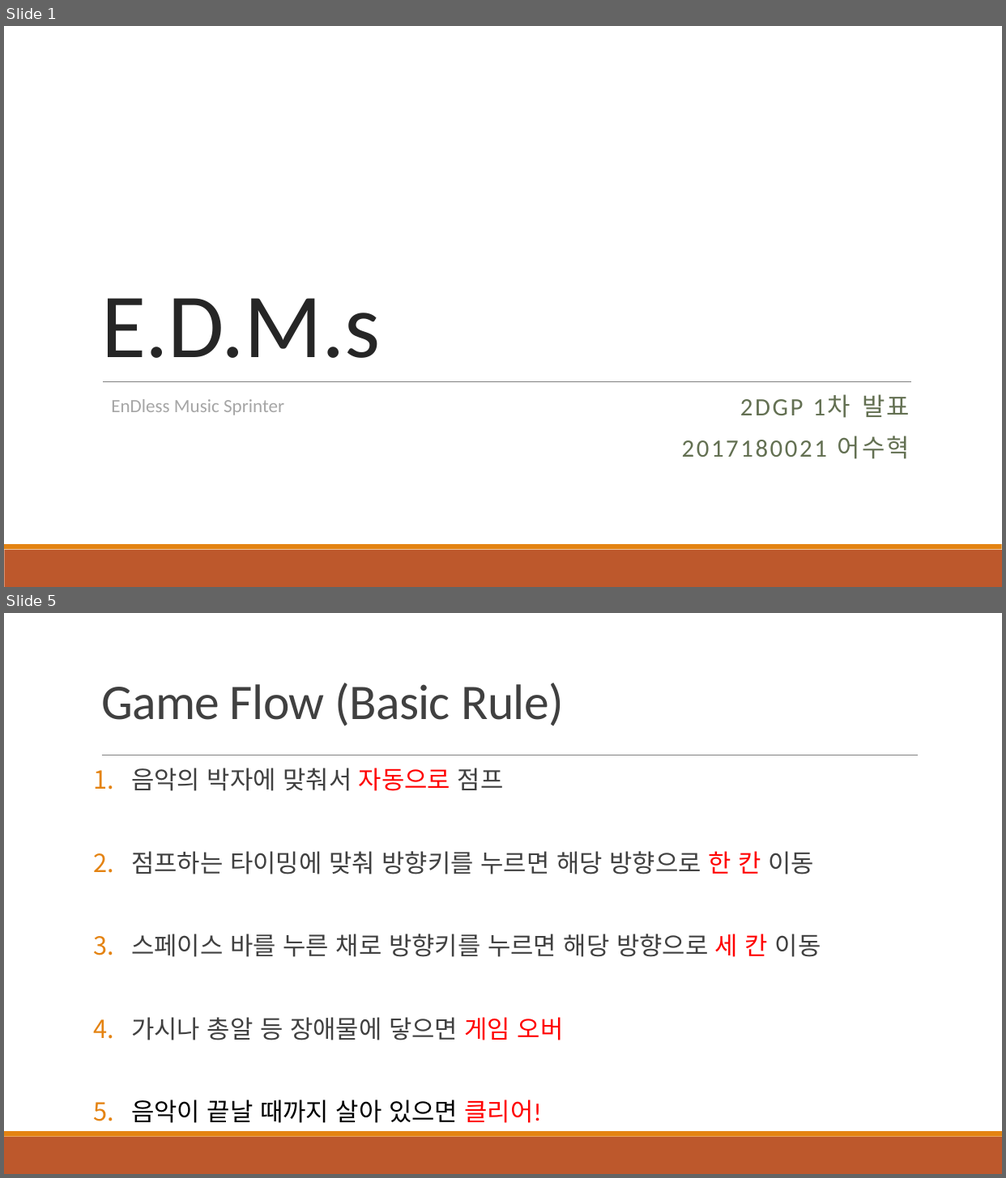
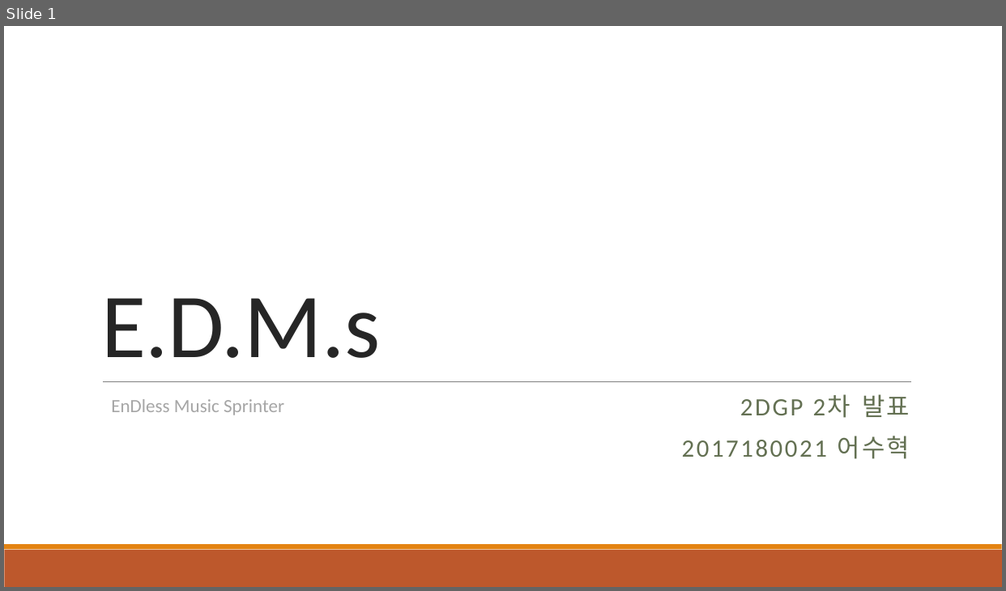
Before and after one commit to SH-Broar/Python---2DGP, a slide deck: Project/제출용/2차 발표.pptx. Shown one above the other, each under a label of ours: slides 1 and 5 before the commit, slide 1 after it; the slides between them are not shown. The pictures are 1006x1178 and 1006x591 pixels, drawn with LibreOffice and Linux fonts; fonts in the diff are those of the drawing. Boxes give left, top, right and bottom in pixels: in the first picture for what was removed or moved away, otherwise in the second. Text is boxed around its words. In the diff, an @@ line names an element or a change of style, - is before the commit and + after.

```diff
--- a/Project/제출용/2차 발표.pptx
+++ b/Project/제출용/2차 발표.pptx
@@ slide 5 removed at (x1=4, y1=613, x2=1002, y2=1174), background #FFFFFF; not listed: 2 template elements that a slide beside it also shows @@
@@ title removed at (x1=101, y1=683, x2=564, y2=726) @@
-Game Flow (Basic Rule)
@@ line removed from (102, 756) to (918, 756) @@
@@ text removed at (x1=131, y1=768, x2=821, y2=1123) @@
-1. 음악의 박자에 맞춰서 자동으로 점프
-2. 점프하는 타이밍에 맞춰 방향키를 누르면 해당 방향으로 한 칸 이동
-3. 스페이스 바를 누른 채로 방향키를 누르면 해당 방향으로 세 칸 이동
-4. 가시나 총알 등 장애물에 닿으면 게임 오버
-5. 음악이 끝날 때까지 살아 있으면 클리어!
@@ slide 1 changed as well @@
@@ subtitle at (x1=740, y1=395, x2=910, y2=418): text changed @@
-2DGP 1차 발표
+2DGP 2차 발표
```
Also in this commit, not shown: 3 other slides changed, 2 slides added, 3 other slides removed, 2 other files.
